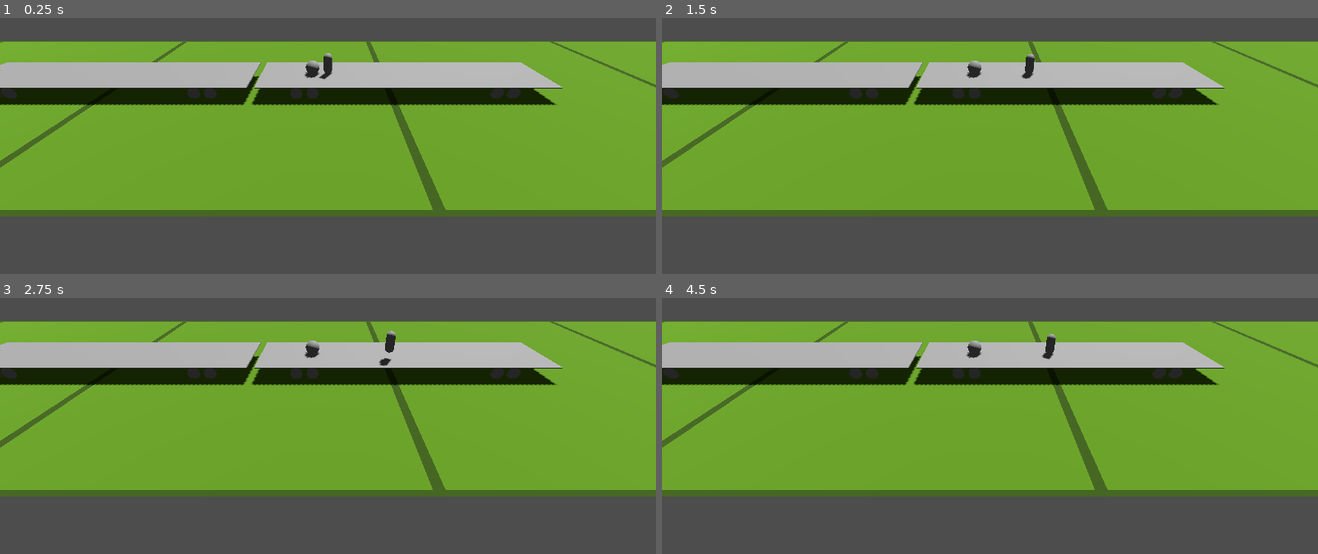
Above: before the commit, frames 1-4 (two rows, left to right).
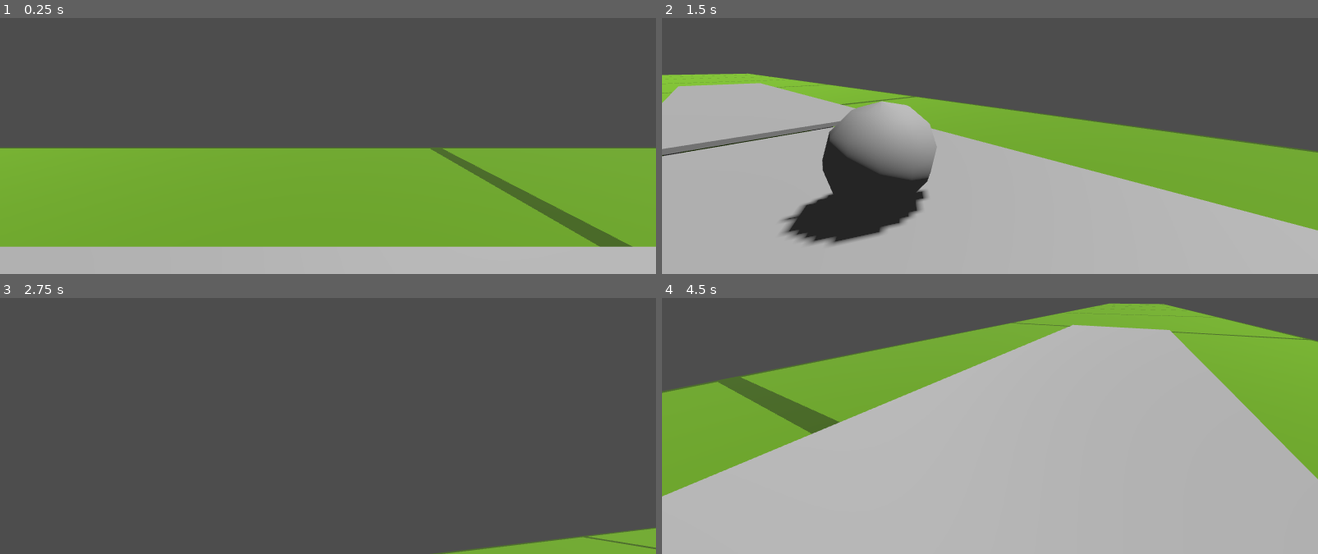
Above: after the commit, the same moments.

Repository: superlou/train-game-4
Game: Godot game, scene res://world.tscn
Two runs of this game, one before a commit and one after it. Both use one fixed random seed, a clock stepped at 60 frames per second and the inputs below.
Inputs (mouse positions are in pixels of both pictures, inside the frame that each line leads up to):
- Up to frame 1 (0.25 s): no input
- Up to frame 2 (1.5 s): tap Enter at 0.5 s; move the mouse to (1134, 71) at 0.52 s; hold D (right, bound only before the commit) 0.53-1.28 s; hold Shift (sprint) 0.53-1.28 s; tap Space (jump) at 0.77, 0.8, 1.07, 1.35 s; move the mouse to (858, 107) at 1.27 s; hold S (down, bound only before the commit) from 1.28 s (still down)
- Up to frame 3 (2.75 s): tap Space (jump) at 1.52, 1.82, 2.3 s; tap Shift (sprint) at 1.55 s; move the mouse to (outside the picture) at 2.02 s; release S (down, bound only before the commit) at 2.03 s; hold D (right, bound only before the commit) from 2.03 s (still down); hold Shift (sprint) from 2.03 s (still down)
- Up to frame 4 (4.5 s): move the mouse to (957, 443) at 2.77 s; release D (right, bound only before the commit) at 2.78 s; release Shift (sprint) at 2.78 s; hold W (up, bound only before the commit) 2.78-3.53 s; tap Shift (sprint) at 2.85, 4.35 s; tap Space (jump) at 3.02, 3.32, 3.6, 3.77, 4.07 s; move the mouse to (1186, 426) at 3.52 s; hold A (left, bound only before the commit) from 3.53 s (still down); tap Escape (ui_cancel) at 4.15 s; move the mouse to (793, 313) at 4.27 s

The runs differ from the first frame. In frame 1, 68% of the frame differs, in the area x 0-100%, y 8-100%; in frame 2, 79%; in frame 3, 70%; in frame 4, 74%.

Commit message:
Switched to first person view

Diff:
--- a/player.gd
+++ b/player.gd
@@ -1,59 +1,91 @@
-extends RigidBody3D
+extends CharacterBody3D
 
-var walk_speed := 1.0
-var sprint_speed := 3.0
-var jump_strength := 200.0
-var is_jumping := false
-var jump_cooldown := 0.1
-var jump_cooldown_count := 0.0
-var jump_velocity := Vector3.ZERO
+@export var walk_speed := 1.0 		# m/s
+@export var sprint_speed := 2.0 	# m/s
+@export var acceleration := 10.0 	# m/s^2
+@export var jump_height := 1.0 		# m
 
-# Called when the node enters the scene tree for the first time.
+var gravity: float = ProjectSettings.get_setting("physics/3d/default_gravity")
+var look_sensitivity: float = ProjectSettings.get_setting("player/look_sensitivity")
+
+var move_dir: Vector2	# Input direction for movement
+var look_dir: Vector2	# Input direction for look/aim
+
+var walk_vel: Vector3
+var grav_vel: Vector3
+var jump_vel: Vector3
+
+var mouse_captured := false
+var jumping := false
+
+
 func _ready():
-	pass # Replace with function body.
+	capture_mouse()
+
+
+func _unhandled_input(event: InputEvent) -> void:
+	if event is InputEventMouseMotion:
+		if mouse_captured:
+			_rotate_camera(event)
+
+	if Input.is_action_just_pressed("jump"):
+		jumping = true
+
+	if Input.is_action_just_pressed("ui_cancel"):
+		if mouse_captured:
+			release_mouse()
+		else:
+			capture_mouse()
+
+
+func capture_mouse() -> void:
+	Input.set_mouse_mode(Input.MOUSE_MODE_CAPTURED)
+	mouse_captured = true
+
+
+func release_mouse() -> void:
+	Input.set_mouse_mode(Input.MOUSE_MODE_VISIBLE)
+	mouse_captured = false
 
 
 func _physics_process(delta):
-	var velocity := Vector3.ZERO
+	var speed = sprint_speed if Input.is_action_pressed("sprint") else walk_speed
 
-	if Input.is_action_pressed("left"):
-		velocity.x -= 1
-
-	if Input.is_action_pressed("right"):
-		velocity.x += 1
-
-	if Input.is_action_pressed("up"):
-		velocity.z -= 1
-
-	if Input.is_action_pressed("down"):
-		velocity.z += 1
-
-	velocity = velocity.normalized()
-
-	if Input.is_action_pressed("sprint"):
-		velocity *= sprint_speed
-	else:
-		velocity *= walk_speed
-
-	if is_jumping:
-		jump_cooldown_count -= jump_cooldown * delta
-		if is_on_floor() and jump_cooldown_count <= 0.0:
-			is_jumping = false
-
-	if Input.is_action_just_pressed("jump") and is_on_floor():
-		apply_force(jump_strength * Vector3.UP)
-		is_jumping = true
-		jump_cooldown_count = jump_cooldown
-		jump_velocity = velocity
-
-	if is_jumping:
-		move_and_collide(jump_velocity * delta)
-	else:
-		move_and_collide(velocity * delta)
+	velocity = _walk(delta, speed) +_gravity(delta) + _jump(delta)
+	move_and_slide()
 
 
-func is_on_floor():
-	if $FloorCast.is_colliding():
-		return true
+func _walk(delta: float, speed: float) -> Vector3:
+	move_dir = Input.get_vector("move_left", "move_right", "move_forward", "move_backward")
+	var forward: Vector3 = %Camera.global_transform.basis * Vector3(move_dir.x, 0, move_dir.y)
+	var walk_dir := Vector3(forward.x, 0, forward.z).normalized()
+	walk_vel = walk_vel.move_toward(walk_dir * speed * move_dir.length(), acceleration * delta)
+	return walk_vel
+
+
+func _gravity(delta: float) -> Vector3:
+	if is_on_floor():
+		grav_vel = Vector3.ZERO
 	else:
-		return false
+		grav_vel = grav_vel.move_toward(Vector3(0, velocity.y - gravity, 0), gravity * delta)
+
+	return grav_vel
+
+
+func _jump(delta: float) -> Vector3:
+	if jumping:
+		if is_on_floor():
+			jump_vel = Vector3(0, sqrt(4 * jump_height * gravity), 0)
+
+		jumping = false
+		return jump_vel
+
+	jump_vel = Vector3.ZERO if is_on_floor() else jump_vel.move_toward(Vector3.ZERO, gravity * delta)
+	return jump_vel
+
+
+func _rotate_camera(event: InputEventMouseMotion) -> void:
+	print(look_sensitivity)
+	rotate_y(event.relative.x * -look_sensitivity)
+	%Camera.rotate_x(event.relative.y * -look_sensitivity)
+	%Camera.rotation.x = clamp(%Camera.rotation.x, -PI/2, PI/2)
--- a/player.tscn
+++ b/player.tscn
@@ -10,9 +10,7 @@
 radius = 0.3
 height = 1.5
 
-[node name="Player" type="RigidBody3D"]
-can_sleep = false
-lock_rotation = true
+[node name="Player" type="CharacterBody3D"]
 script = ExtResource("1_dwx2k")
 
 [node name="CollisionShape3D" type="CollisionShape3D" parent="."]
@@ -23,8 +21,9 @@
 transform = Transform3D(1, 0, 0, 0, 1, 0, 0, 0, 1, 0, 0.75, 0)
 mesh = SubResource("CapsuleMesh_58sj6")
 
-[node name="Camera3D" type="Camera3D" parent="."]
-transform = Transform3D(1, 0, 0, 0, 0.779732, 0.626114, 0, -0.626114, 0.779732, -0.00491548, 3.69771, 4.26675)
+[node name="Camera" type="Camera3D" parent="."]
+unique_name_in_owner = true
+transform = Transform3D(1, 0, 0, 0, 1, 0, 0, 0, 1, 0, 1.31224, 0)
 size = 4.0
 
 [node name="FloorCast" type="RayCast3D" parent="."]
--- a/project.godot
+++ b/project.godot
@@ -17,22 +17,22 @@
 
 [input]
 
-left={
+move_left={
 "deadzone": 0.5,
 "events": [Object(InputEventKey,"resource_local_to_scene":false,"resource_name":"","device":-1,"window_id":0,"alt_pressed":false,"shift_pressed":false,"ctrl_pressed":false,"meta_pressed":false,"pressed":false,"keycode":0,"physical_keycode":65,"key_label":0,"unicode":97,"echo":false,"script":null)
 ]
 }
-right={
+move_right={
 "deadzone": 0.5,
 "events": [Object(InputEventKey,"resource_local_to_scene":false,"resource_name":"","device":-1,"window_id":0,"alt_pressed":false,"shift_pressed":false,"ctrl_pressed":false,"meta_pressed":false,"pressed":false,"keycode":0,"physical_keycode":68,"key_label":0,"unicode":100,"echo":false,"script":null)
 ]
 }
-up={
+move_forward={
 "deadzone": 0.5,
 "events": [Object(InputEventKey,"resource_local_to_scene":false,"resource_name":"","device":-1,"window_id":0,"alt_pressed":false,"shift_pressed":false,"ctrl_pressed":false,"meta_pressed":false,"pressed":false,"keycode":0,"physical_keycode":87,"key_label":0,"unicode":119,"echo":false,"script":null)
 ]
 }
-down={
+move_backward={
 "deadzone": 0.5,
 "events": [Object(InputEventKey,"resource_local_to_scene":false,"resource_name":"","device":-1,"window_id":0,"alt_pressed":false,"shift_pressed":false,"ctrl_pressed":false,"meta_pressed":false,"pressed":false,"keycode":0,"physical_keycode":83,"key_label":0,"unicode":115,"echo":false,"script":null)
 ]
@@ -58,6 +58,11 @@
 ]
 }
 
+[player]
+
+look_sensitivity=0.003
+
 [rendering]
 
 renderer/rendering_method="mobile"
+anti_aliasing/quality/msaa_3d=1
--- a/world.tscn
+++ b/world.tscn
@@ -41,7 +41,3 @@
 shape = SubResource("SphereShape3D_o3dtj")
 
 [node name="CSGSphere3D" type="CSGSphere3D" parent="Cube"]
-
-[node name="Camera3D2" type="Camera3D" parent="."]
-transform = Transform3D(1, 0, 0, 0, 0.859389, 0.511323, 0, -0.511323, 0.859389, 5.61754, 8.91575, 15.4463)
-current = true
